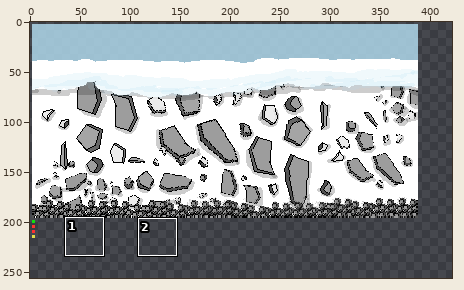
Sprite sheet -- assets/spritesheet.png. The picture above shows the old version from afar; the outline marks the close-up.
Close-up. The starting point:
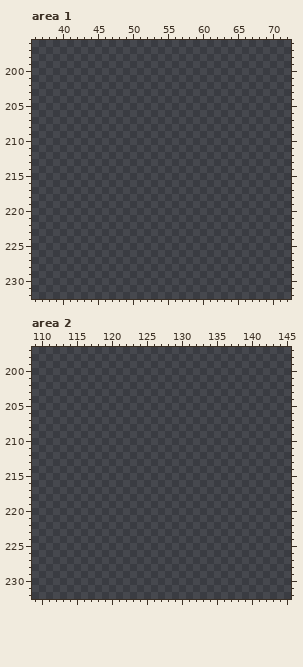
The file is 512x256 pixels. Colours within 5 levels of each other are drawn and written as one. Shown: area 1: x 36..72, y 196..232; area 2: x 109..145, y 197..232. The wide view leaves out empty margins. The commit also changed other parts of the picture, which this record leaves out.
The same view after the edit:
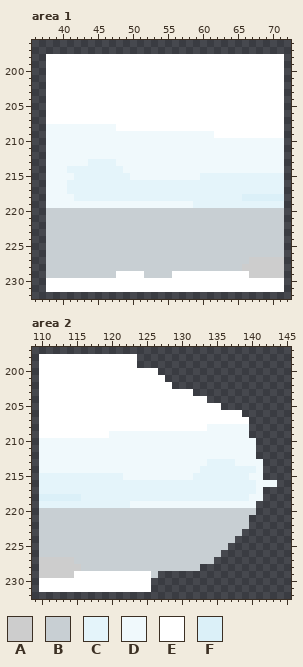
Palette (. is transparent): A #cdcdcd  B #c8cfd3  C #e4f4fa  D #f0f9fc  E #ffffff  F #dbf0f8
What changed:
Area 1:
Colour A is added in row 227 at x 67 to 71; in row 228 at x 66 to 71; in row 229 at x 67 to 71.
Colour B is added in rows 220 to 226 at x 38 to 71; in row 227 at x 38 to 66; in row 228 at x 38 to 65; in row 229 at x 38 to 47 and 52 to 55.
Colour C is added in row 213 at x 44 to 47; in row 214 at x 41 to 48; in row 215 at x 42 to 49 and 60 to 71; in rows 216 to 217 at x 41 to 71; in row 218 at x 42 to 65; in row 219 at x 59 to 71.
Colour D is added in row 208 at x 38 to 47; in row 209 at x 38 to 61; in rows 210 to 212 at x 38 to 71; in row 213 at x 38 to 43 and 48 to 71; in row 214 at x 38 to 40 and 49 to 71; in row 215 at x 38 to 41 and 50 to 59.
Colour D is added in rows 216 to 217 at x 38 to 40; in row 218 at x 38 to 41; in row 219 at x 38 to 58.
Colour E is added in rows 198 to 207 at x 38 to 71; in row 208 at x 48 to 71; in row 209 at x 62 to 71; in row 229 at x 48 to 51 and 56 to 66; in rows 230 to 231 at x 38 to 71.
Colour F is added in row 218 at x 66 to 71.
Area 2:
Colour A is added in row 227 at x 110 to 114; in row 228 at x 110 to 115; in row 229 at x 110 to 114.
Colour B is added in row 220 at x 110 to 140; in rows 221 to 222 at x 110 to 139; in row 223 at x 110 to 138; in row 224 at x 110 to 137; in row 225 at x 110 to 136; in row 226 at x 110 to 135.
Colour B is added in row 227 at x 115 to 134; in row 228 at x 116 to 132; in row 229 at x 126.
Colour C is added in row 213 at x 134 to 137; in row 214 at x 133 to 140; in row 215 at x 110 to 121 and 132 to 139; in rows 216 to 217 at x 110 to 140; in row 218 at x 116 to 139; in row 219 at x 110 to 122.
Colour D is added in row 208 at x 134 to 139; in row 209 at x 120 to 139; in rows 210 to 212 at x 110 to 140; in row 213 at x 110 to 133 and 138 to 141; in row 214 at x 110 to 132 and 141; in row 215 at x 122 to 131 and 140 to 141.
Colour D is added in row 216 at x 141 to 143; in row 217 at x 141; in row 218 at x 140 to 141; in row 219 at x 123 to 140.
Colour E is added in rows 198 to 199 at x 110 to 123; in row 200 at x 110 to 126; in row 201 at x 110 to 127; in row 202 at x 110 to 128; in row 203 at x 110 to 131; in row 204 at x 110 to 133.
Colour E is added in row 205 at x 110 to 135; in row 206 at x 110 to 138; in row 207 at x 110 to 139; in row 208 at x 110 to 133; in row 209 at x 110 to 119; in row 229 at x 115 to 125.
Colour E is added in rows 230 to 231 at x 110 to 125.
Colour F is added in row 218 at x 110 to 115.
Boxes around the changes in both close-ups, in picture pixels (x1, y1, x2, y2):
added: (46, 54, 284, 292)
added: (39, 354, 277, 592)
